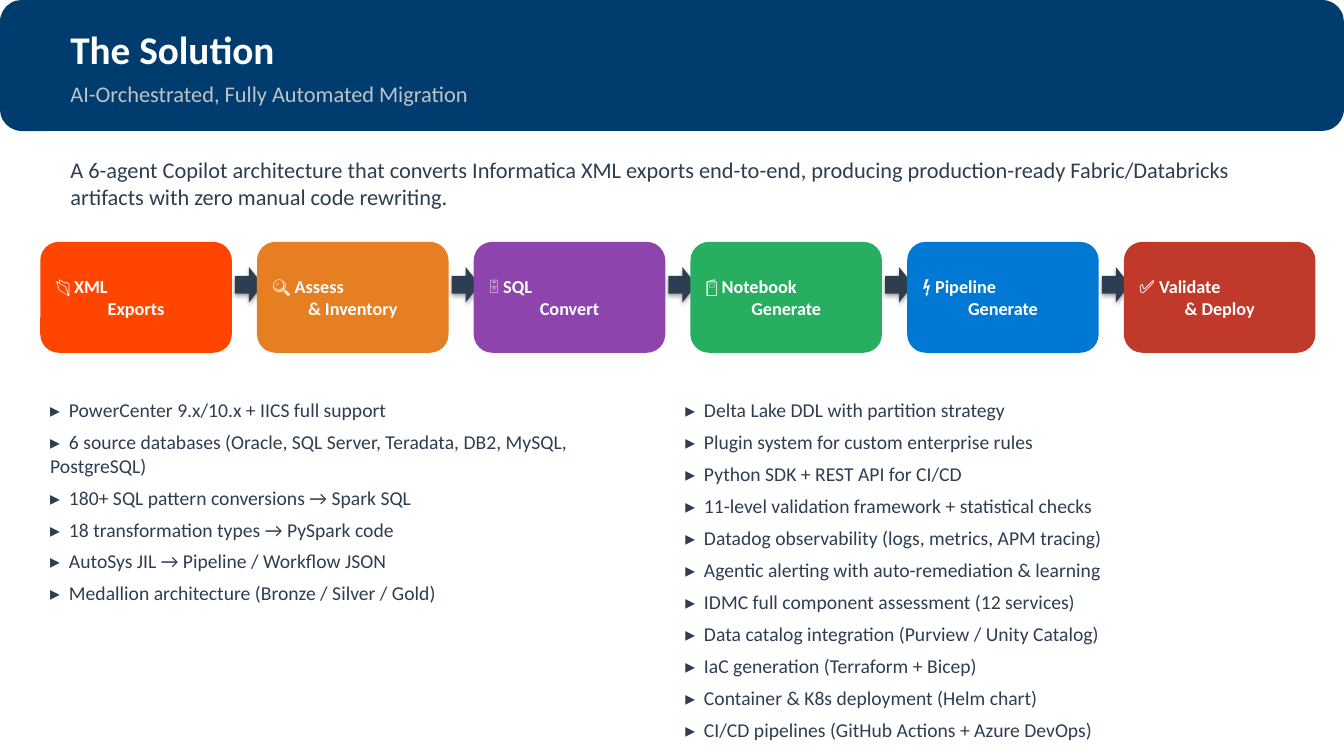
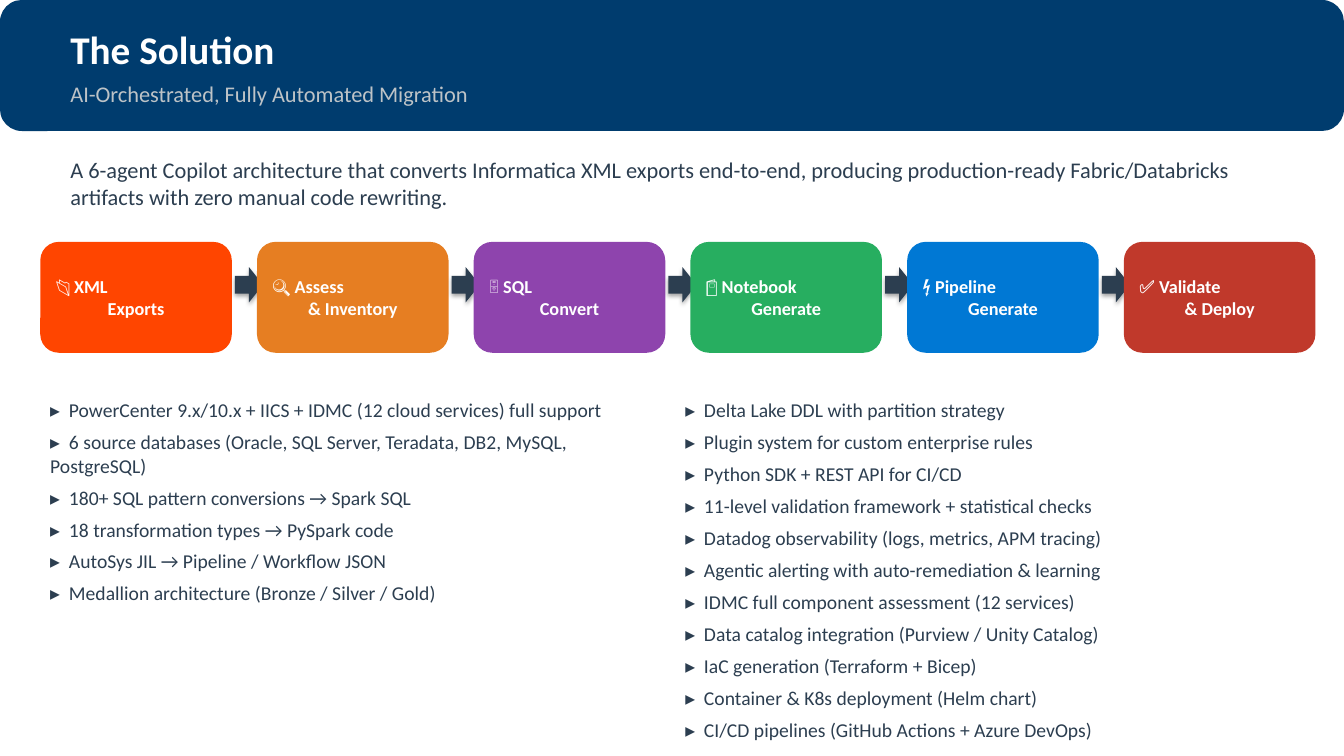
Before and after one commit to cyphou/InformaticaToFabric, a slide deck: slide 3 of output/Informatica_to_Fabric_Migration_Tool.pptx. Drawn at 1344x756 pixels with LibreOffice and Linux fonts; fonts in the diff are those of the drawing. Boxes give left, top, right and bottom in pixels: in the first picture for what was removed or moved away, otherwise in the second. Text is boxed around its words. In the diff, an @@ line names an element or a change of style, - is before the commit and + after.

Commit message:
docs: prominently feature IDMC (12 cloud services) across all documentation
- README: title, hero description, badge, Supported Sources table (new IDMC row),
  new IDMC box in What Gets Migrated section
- MIGRATION_PLAN: title, description, executive summary, component mapping table (IDMC row)
- GAP_ANALYSIS: IDMC badge, scope line updated
- ENTERPRISE_PLAYBOOK: executive summary mentions all 12 IDMC services
- USER_GUIDE: title, prerequisites (IDMC credentials)
- AGENTS: assessment agent Quick Reference, Role, Inputs, Outputs (IDMC)
- CONTRIBUTING: status line (multi-source: PowerCenter, IICS, IDMC)
- PPTX: title slide, problem slide (IDMC complexity), solution slide (IDMC in features)
- PPTX regenerated: 16 slides with IDMC throughout

```diff
--- a/output/Informatica_to_Fabric_Migration_Tool.pptx
+++ b/output/Informatica_to_Fabric_Migration_Tool.pptx
@@ text at [69,403,601,420]: text changed @@
-▸ PowerCenter 9.x/10.x + IICS full support
+▸ PowerCenter 9.x/10.x + IICS + IDMC (12 cloud services) full support
```
Also in this commit, not shown: 2 other slides changed, 26 other files.
